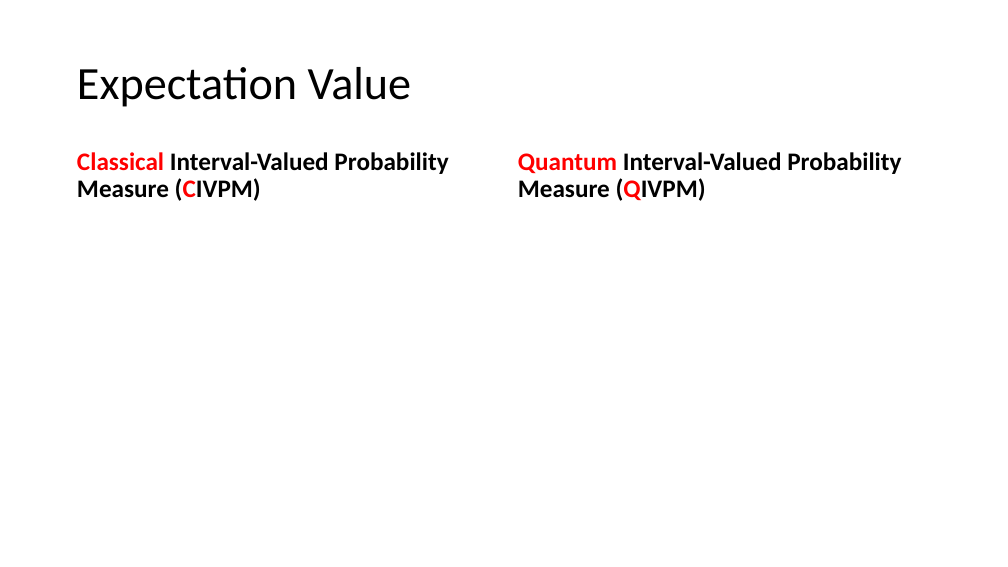
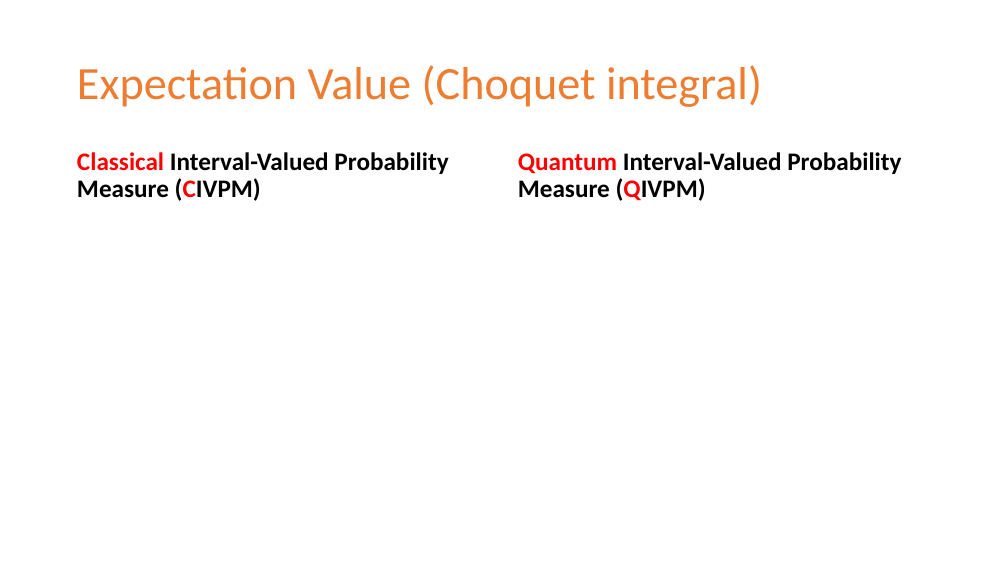
Before and after one commit to yuttai/Contextuality-and-Nonlocality-in-Discrete-Quantum-Theory, a slide deck: slide 24 of prop_letter.pptx (slide 23 before the commit). Drawn at 1008x567 pixels with LibreOffice and Linux fonts; fonts in the diff are those of the drawing; grey boxes stand for pictures. Boxes give left, top, right and bottom in pixels: in the first picture for what was removed or moved away, otherwise in the second. Text is boxed around its words. In the diff, an @@ line names an element or a change of style, - is before the commit and + after.

Commit message:
prop_letter.pptx "Expectation Value and Kochen-Specker Theorem" Updating...

```diff
--- a/prop_letter.pptx
+++ b/prop_letter.pptx
@@ title at (77, 65, 762, 107): text changed; text colour #000000 to #ED7D31 @@
-Expectation Value
+Expectation Value (Choquet integral)
```
Also in this commit, not shown: 3 other slides changed, 1 slide added, 1 slide removed.
